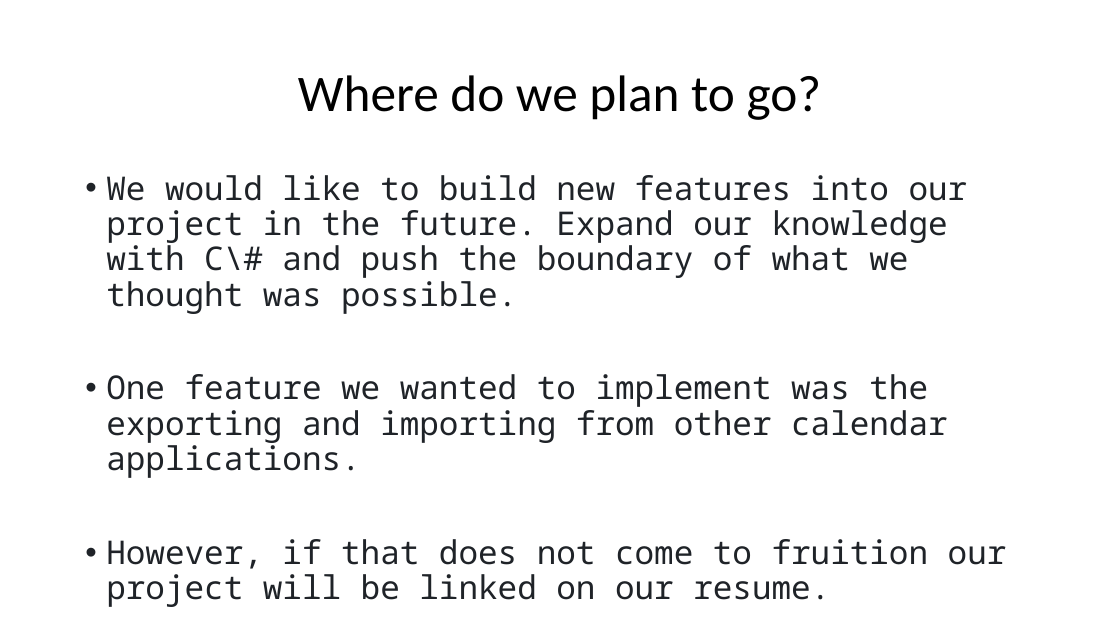
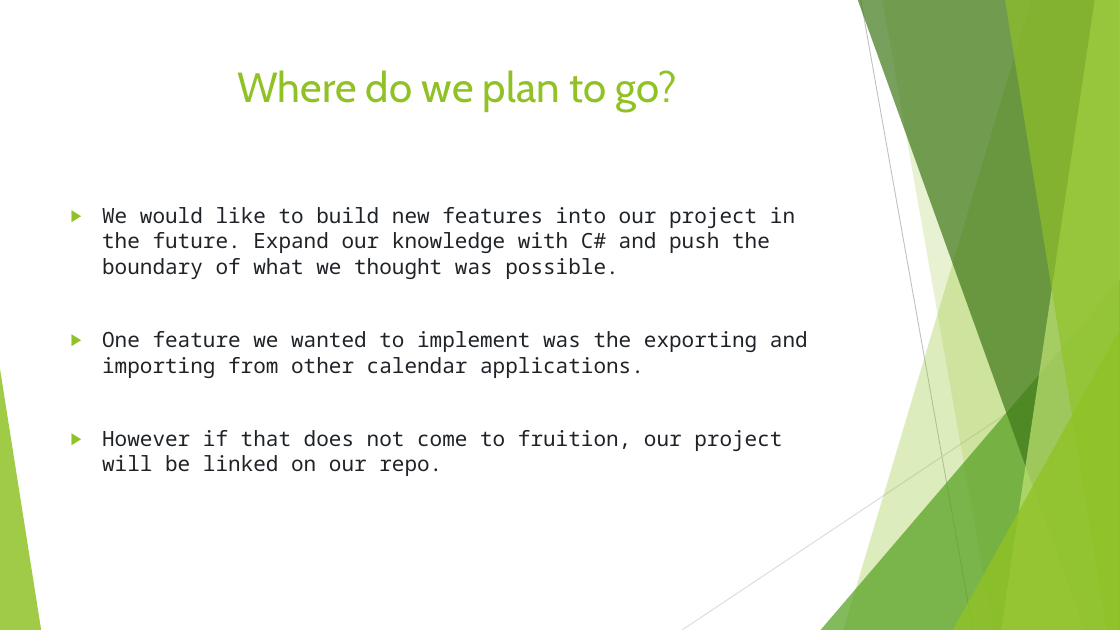
Before and after one commit to JeremyGord/CSCI-352-Group-Project, a slide deck: slide 4 of presentation 352.pptx. Drawn at 1120x630 pixels with LibreOffice and Linux fonts; fonts in the diff are those of the drawing. Boxes give left, top, right and bottom in pixels: in the first picture for what was removed or moved away, otherwise in the second. Text is boxed around its words. In the diff, an @@ line names an element or a change of style, - is before the commit and + after.

Commit message:
updated slides

```diff
--- a/presentation 352.pptx
+++ b/presentation 352.pptx
@@ title "Where do we plan to ...": place and size @@
-title "Where do we plan to ..." at [298,75,822,120]
+title "Where do we plan to ..." at [237,70,677,112]
@@ title "Where do we plan to ..." at [237,70,677,112]: size 44 to 36 pt, font Calibri to Cabin, text colour #000000 to #90C226; line spacing 0.9 to 1; vertical alignment middle to top @@
@@ text "We would like to build ...": place and size @@
-text "We would like to build ..." at [106,175,1007,607]
+text "We would like to build ..." at [102,207,808,476]
@@ text at [102,207,795,279]: text changed; size 28 to 18 pt @@
-• We would like to build new features into our project in the future. Expand our knowledge with C\# and push the boundary of what we thought was possible.
+▶ We would like to build new features into our project in the future. Expand our knowledge with C# and push the boundary of what we thought was possible.
@@ text at [102,331,808,378]: size 28 to 18 pt in "One feature we wanted to implement was ..."; bullet • to ▶; line spacing 0.9 to 1 @@
@@ group added at [0,0,1120,630]: 5 freeform shapes, 3 triangles, 2 lines @@
@@ text at [102,430,782,476]: text changed; size 28 to 18 pt @@
-• However, if that does not come to fruition our project will be linked on our resume.
+▶ However if that does not come to fruition, our project will be linked on our repo.
```
Also in this commit, not shown: 4 other slides changed.
